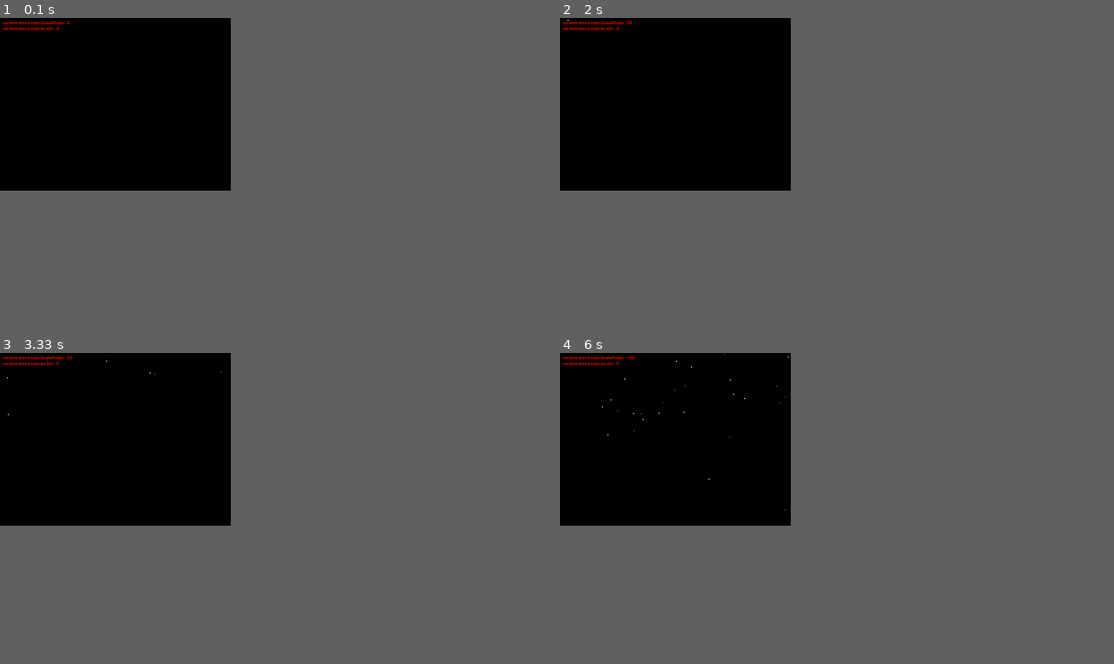
Above: before the commit, frames 1-4 (two rows, left to right).
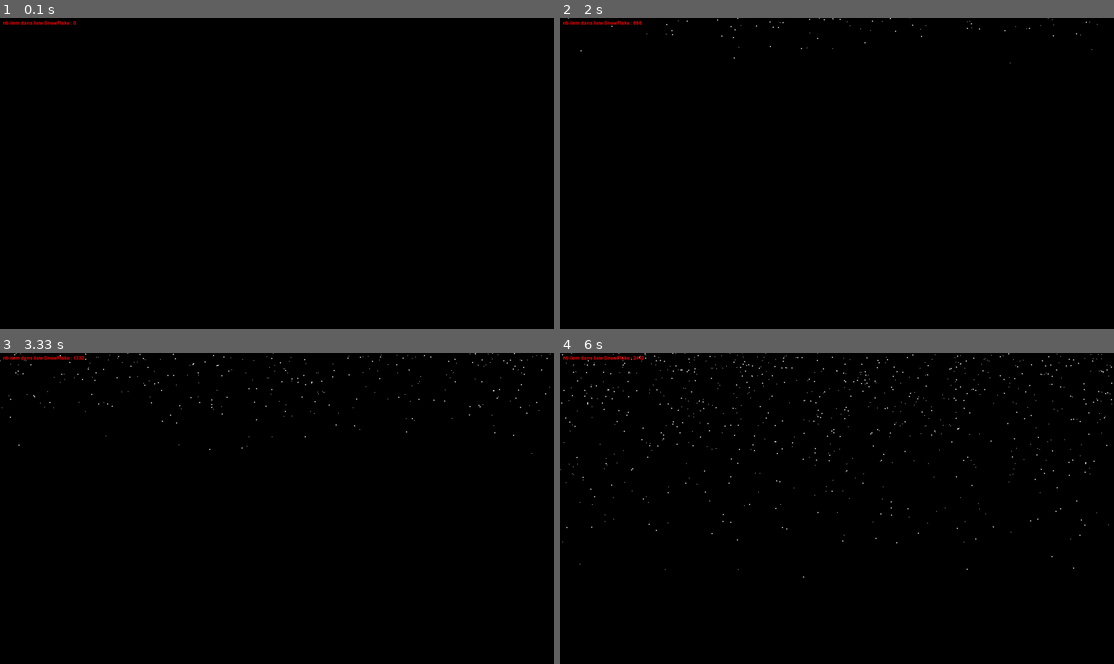
Above: after the commit, the same moments.

Repository: Kuza83/Snow_flake_pygame
Game: pygame game, started from main.py
Two runs of this game, one before a commit and one after it. Both use one fixed random seed, a clock stepped at 60 frames per second and the inputs below.
Inputs:
- Up to frame 1 (0.1 s): no input
- Up to frame 2 (2 s): tap Space at 0.33, 0.73, 1.03, 1.23, 1.57, 1.87 s
- Up to frame 3 (3.33 s): tap Space at 2.07, 2.37, 2.63, 2.97, 3.27 s
- Up to frame 4 (6 s): tap Space at 3.4, 3.8, 4.1, 4.47, 4.87, 5.17, 5.37, 5.67, 5.87 s
In our replay, the window is 375x281 before the commit and 900x506 after it. These sizes can differ from the game's own. Grey fills any space a smaller window leaves; there, only what the larger window draws over its background counts as a difference.

The runs differ from the first frame. In frame 1, 0.2% of the frame differs, in the area x 0-14%, y 0-4%; in frame 2, 0.3%; in frame 3, 0.5%; in frame 4, 0.9%, in the area x 0-100%, y 0-73%.

Commit message:
maj globale

Diff:
--- a/flocon.py
+++ b/flocon.py
@@ -8,23 +8,30 @@
         pygame.sprite.Sprite.__init__(self)
         self.x = x
         self.y = y
-        self.centerx = (self.x, self.y)
         self.speed = speed
         self.size = size
-        self.tLife = 300
+        self.tLife = tLife
         self.timer = 0
         self.state = ""
-        self.color = globals.WHITE
 
     def updateSnow(self):
         self.y += self.speed
-        self.x += random.uniform(0, 1)
-        self.x -= random.uniform(0, 1)
         self.state = "falling"
+        if self.state == "falling":
+            self.x += random.uniform(0, 1.5)
+            self.x -= random.uniform(0, 1.5)
         if self.y > globals.screen_height - 1:
-            self.y = globals.screen_height - 1
-            self.state = "on_ground"
+            self.state = "outScreen"
 
-    def draw(self, color):
-        pygame.draw.circle(globals.screen, color, (self.x, self.y), self.size)
-        #pygame.draw.rect(globals.screen, globals.RED, self.rect)
+    def draw(self):
+        color = 0
+        if color == 0:
+            pygame.draw.circle(globals.screen, globals.WHITE, (self.x, self.y), self.size)
+        if color == 1:
+            pygame.draw.circle(globals.screen, globals.RED, (self.x, self.y), self.size)
+        if color == 2:
+            pygame.draw.circle(globals.screen, globals.GREEN, (self.x, self.y), self.size)
+        if color == 3:
+            pygame.draw.circle(globals.screen, globals.YELLOW, (self.x, self.y), self.size)
+        if color == 4:
+            pygame.draw.circle(globals.screen, globals.BLUE, (self.x, self.y), self.size)
--- a/globals.py
+++ b/globals.py
@@ -8,13 +8,14 @@
 RED = (255, 0, 0)
 GREEN = (0, 255, 0)
 BLUE = (0, 0, 255)
+YELLOW = (255, 255, 0)
 
-screen_width, screen_height = 800, 600
+screen_width, screen_height = 1920, 1080
 
 screen = pygame.display.set_mode((screen_width, screen_height))
 
 pygame.font.init()
-font = pygame.font.Font(pygame.font.get_default_font(), 14)
+font = pygame.font.Font(pygame.font.get_default_font(), 16)
 
 timer = 0
 
@@ -26,11 +27,27 @@
     screen.blit(text, text_rect)
 
 
-def create_List(liste, nb):
+def create_List(listSnow, nb):
     for i in range(nb):
         x = random.randint(0, screen_width)
-        y = -250
+        ypos = random.randint(100, 300)
+        y = ypos * -1
         speed = random.uniform(0.5, 3)
         size = random.uniform(0.5, 3)
-        tLife = random.randrange(10, 100, 10)
-        liste.append(flocon.Flocon(x, y, speed, size, tLife))
+        tLife = random.randint(100, 500)
+        listSnow.append(flocon.Flocon(x, y, speed, size, tLife))
+
+
+def updateSnow(listSnow):
+    for i in listSnow:
+        i.timer += 1
+        i.updateSnow()
+        i.draw()
+
+
+def eraseSnow(listSnow):
+    for i in reversed(listSnow):
+        if i.timer > i.tLife:
+            i.size -= 0.2
+        if i.size == 0 or i.state == "outScreen":
+            listSnow.remove(i)
--- a/main.py
+++ b/main.py
@@ -1,6 +1,6 @@
+import random
 import sys
 import pygame
-import flocon
 import globals
 
 
@@ -12,11 +12,14 @@
 
 listSnowFlake = []
 
-listSnowOnGround = []
-
-listExplo = []
+groupSprite = pygame.sprite.Group()
 
 timer = 0
+
+timerSnow = 0
+
+timerCreateSnow = random.randint(75, 150)
+creationRand = random.randint(100, 350)
 
 running = True
 
@@ -29,29 +32,24 @@
             if event.key == pygame.K_ESCAPE:
                 running = False
             if event.key == pygame.K_SPACE:
-                globals.create_List(listSnowFlake, 5)
+                globals.create_List(listSnowFlake, creationRand)
 
     globals.screen.fill(globals.BLACK)
 
-    for i in listSnowFlake:
-        i.timer += 1
-        i.updateSnow()
-        # if i.state == "on_ground":
-        #     listSnowFlake.remove(i)
-        #     listSnowOnGround.append(i)
-        if i.tLife > i.timer:
-            i.draw(globals.WHITE)
-        elif i.tLife > i.timer:
-            listSnowFlake.remove(i)
+    timer += 1
+    timerSnow += 1
+
+    if timer > timerCreateSnow:
+        globals.create_List(listSnowFlake, creationRand)
+        timer = 0
+
+    globals.updateSnow(listSnowFlake)
+    globals.eraseSnow(listSnowFlake)
 
     globals.drawtext("nb item dans liste SnowFlake : " + str(len(listSnowFlake)), 10, 10)
-    globals.drawtext("nb item dans liste au sol : " + str(len(listSnowOnGround)), 10, 30)
 
     pygame.display.flip()
-
     pygame.time.Clock().tick(60)
-
-    sys.stdout.flush()
 
 pygame.quit()
 sys.exit()
